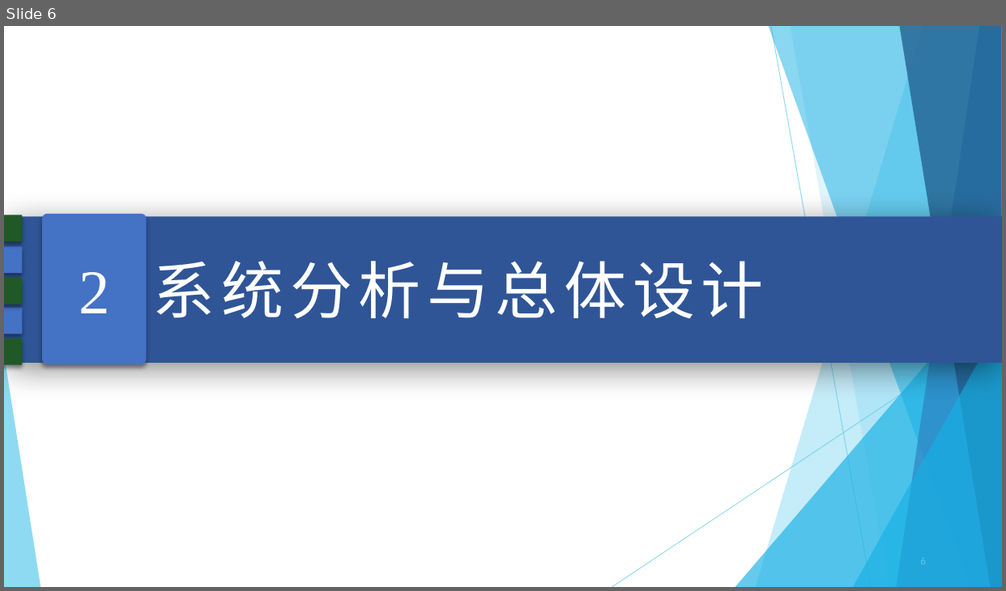
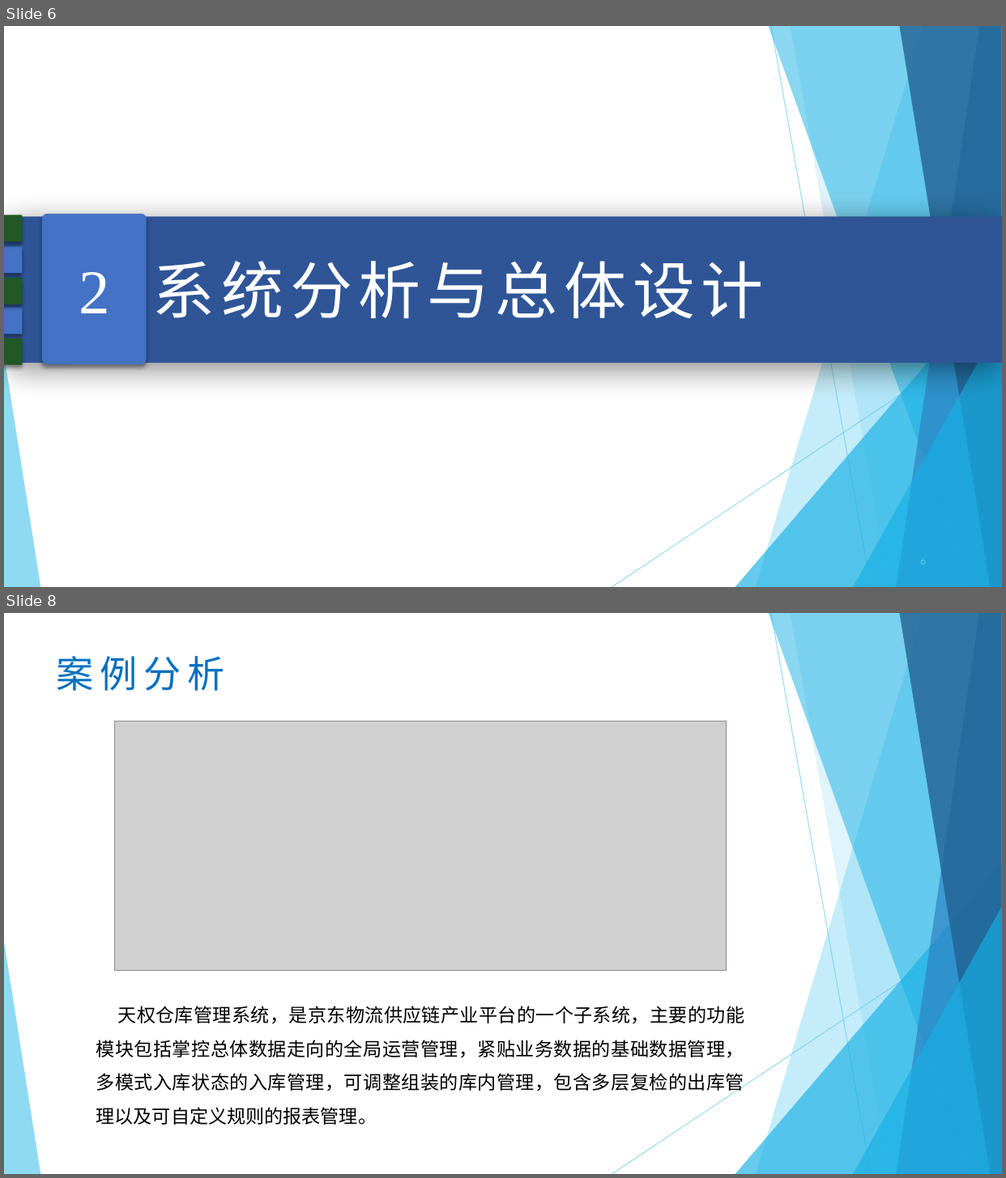
Before and after one commit to JASONPANGGO/RFID-repo, a slide deck: 答辩/彭梓浩毕业答辩PPT.pptx. Shown one above the other, each under a label of ours: slide 6 before the commit, slides 6 and 8 after it; the slides between them are not shown. The pictures are 1006x591 and 1006x1178 pixels, drawn with LibreOffice and Linux fonts; fonts in the diff are those of the drawing; grey boxes stand for pictures. Boxes give left, top, right and bottom in pixels: in the first picture for what was removed or moved away, otherwise in the second. Text is boxed around its words. In the diff, an @@ line names an element or a change of style, - is before the commit and + after.

```diff
--- a/答辩/彭梓浩毕业答辩PPT.pptx
+++ b/答辩/彭梓浩毕业答辩PPT.pptx
@@ slide 8 added at [4, 613, 1002, 1174], background #FFFFFF; not listed: 10 template elements that a slide beside it also shows @@
@@ text added at [56, 656, 224, 691], 36 pt, text #0070C0 @@
+案例分析
@@ picture added at [115, 721, 727, 970] @@
@@ text added at [96, 1006, 745, 1125], 18 pt, text #000000 @@
+天权仓库管理系统，是京东物流供应链产业平台的一个子系统，主要的功能模块包括掌控总体数据走向的全局运营管理，紧贴业务数据的基础数据管理，多模式入库状态的入库管理，可调整组装的库内管理，包含多层复检的出库管理以及可自定义规则的报表管理。
```
Also in this commit, not shown: 2 slides changed, 20 other slides added, 1 slide removed.
